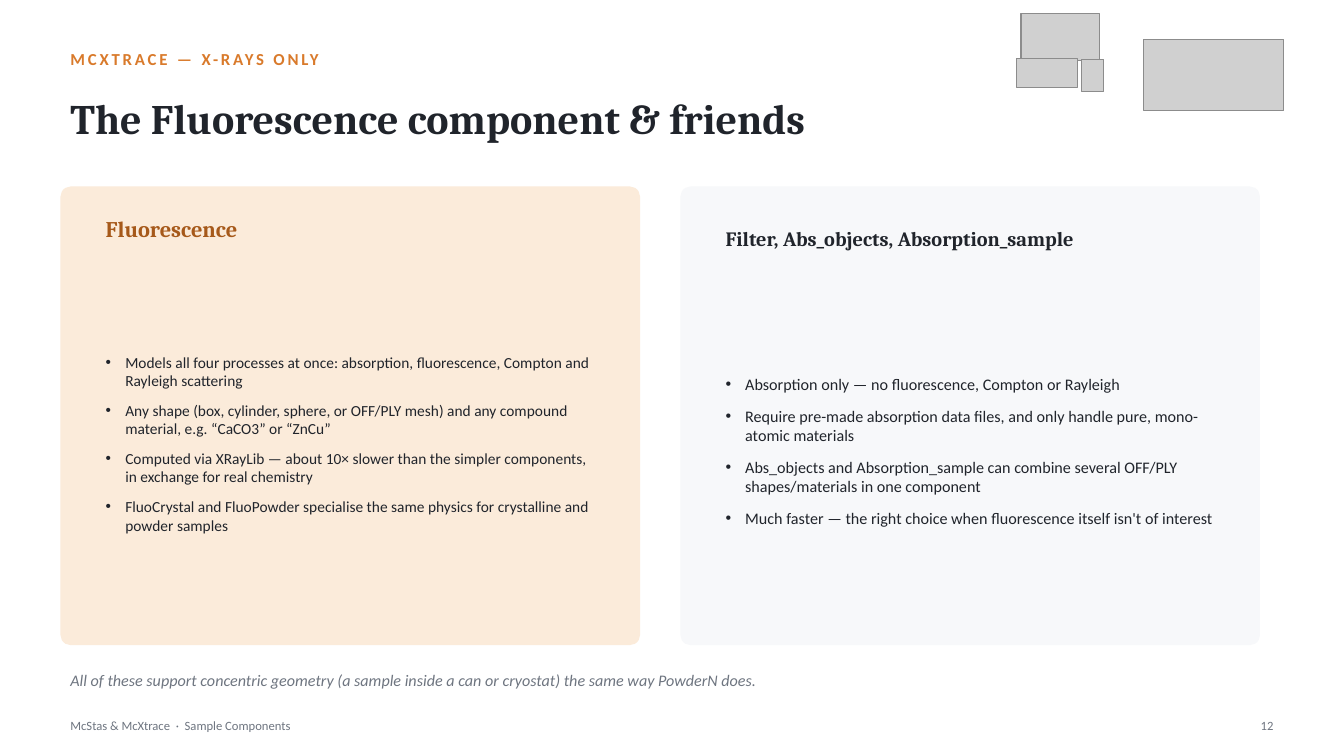
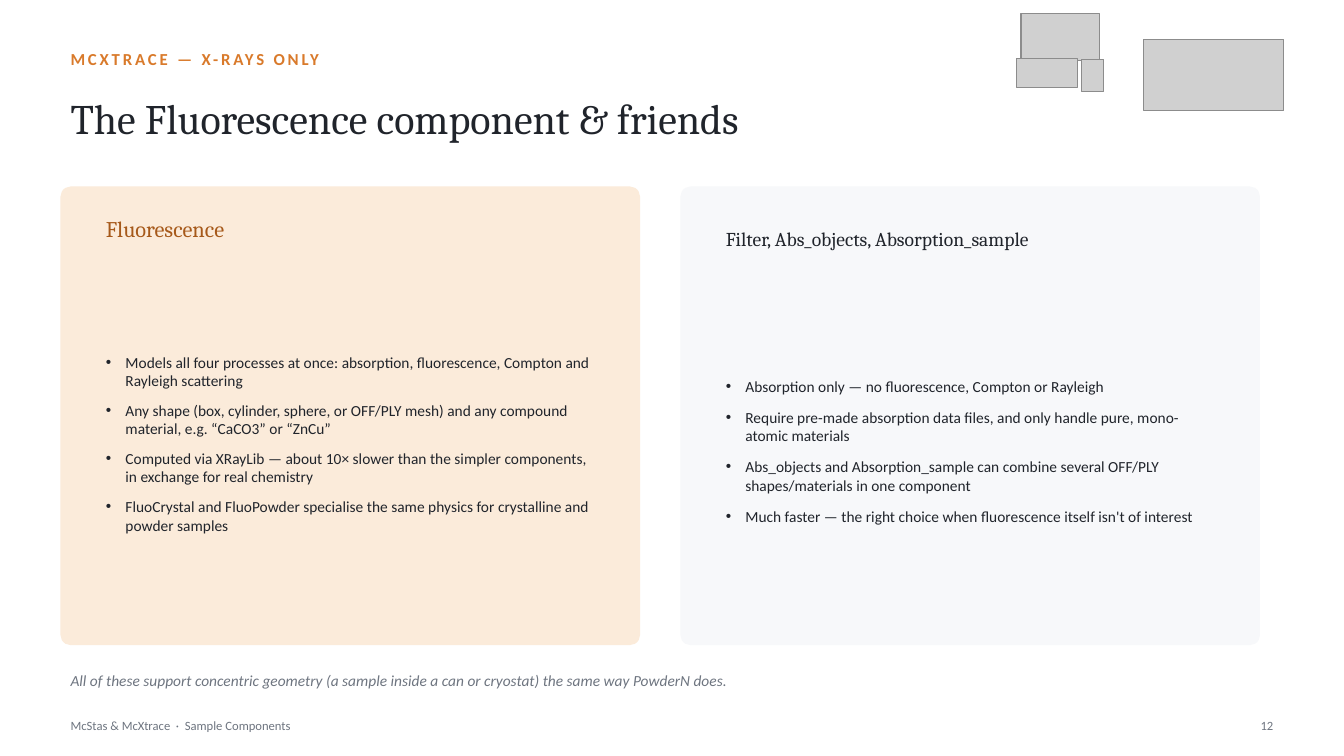
Before and after one commit to mccode-dev/PaNRAID, a slide deck: slide 13 of 23_September_Wednesday/McStas_McXtrace_Sample_Components.pptx (slide 12 before the commit). Drawn at 1344x756 pixels with LibreOffice and Linux fonts; fonts in the diff are those of the drawing; grey boxes stand for pictures. Boxes give left, top, right and bottom in pixels: in the first picture for what was removed or moved away, otherwise in the second. Text is boxed around its words. In the diff, an @@ line names an element or a change of style, - is before the commit and + after.

```diff
--- a/23_September_Wednesday/McStas_McXtrace_Sample_Components.pptx
+++ b/23_September_Wednesday/McStas_McXtrace_Sample_Components.pptx
@@ text "MCXTRACE — X-RAYS ONLY" rewrapped from (100, 54, 849, 393) to (100, 54, 845, 395) @@
@@ text "The Fluorescence component & friends" at (71, 104, 739, 143): bold off @@
@@ text "Fluorescence" at (106, 221, 224, 237): bold off @@
@@ text "Filter, Abs_objects, Absorption_sample" at (726, 232, 1028, 251): size 14.5 to 14 pt, bold off @@
@@ text "Absorption only — no fluorescence, ..." at (745, 381, 1192, 525): size 11.5 to 11 pt @@
@@ text "All of these support concentric ..." at (71, 675, 727, 689): size 11.5 to 11 pt @@
```
Also in this commit, not shown: 17 other slides changed, 1 slide added, 1 other file.
